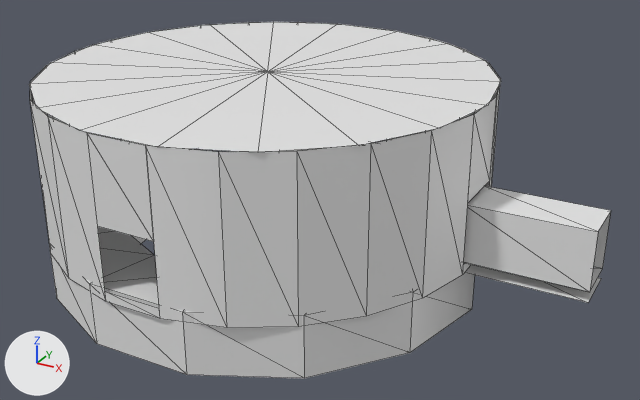
A saved change to the OBJ model models/areas/hardcaves/rock_0_-2.obj.
Camera for both pictures: a 50 mm lens placed at (22.2, -11.1, 18.5), pointed at (3.0, 23.7, 1.0). The lights are fixed; the arrows at lower left show +X, +Y and +Z. The older version comes first. Mesh edges are drawn as thin lines. Where no turn or scale is listed for an object, it has been applied to the vertices. Vertices at exactly the same position are counted once.

Script lines for the objects in view, before the commit:
```python
me_rock_0__2 = bpy.data.meshes.new('rock_0_-2')
me_rock_0__2.from_pydata(...)  # 173 vertices, 204 faces; spans x -11.0..16.4, y 13.1..34.9, z -3.0..7.0
ob_rock_0__2 = bpy.data.objects.new('rock_0_-2', me_rock_0__2)
ob_rock_0__2.location = (0.0, 0.0, 0.0)
```
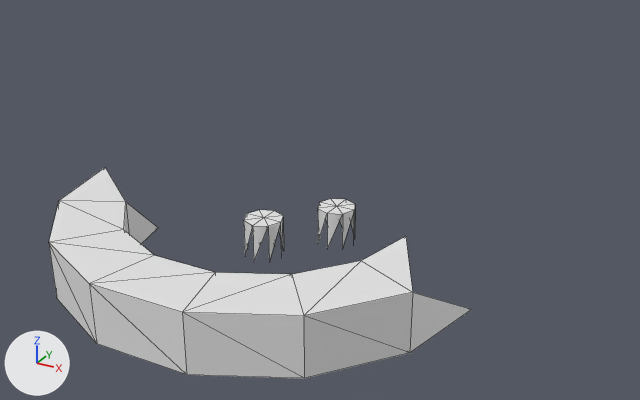
Boxes (x1, y1, x2, y2) around the edits, measured in the pictures (640 x 400 px):
'rock_0_-2', reshaped (27% narrower, 41% shorter)
    before: (29, 22, 611, 378)
    after: (49, 168, 472, 378)
part 1 of me_rock_0__2, deleted
    before: (29, 22, 611, 328)
part 2 of me_rock_0__2, deleted
    before: (413, 263, 475, 309)

What the commit changed:
me_rock_0__2 is used by ob_rock_0__2; location (0.0, 0.0, 0.0).
me_rock_0__2 had 173 vertices, 204 faces and spanned x -11.0..16.4, y 13.1..34.9, z -3.0..7.0.
me_rock_0__2 now has 62 vertices, 80 faces and spans x -11.0..11.0, y 13.3..26.5, z -3.0..0.0.
me_rock_0__2 part 1: 6 loose pieces with 107 vertices, spanning x -11.0..16.4, y 13.1..34.9, z -3.0..7.0, are deleted.
Part 2, on me_rock_0__2:
2 vertices are removed from x 7.5..11.0, y 24.0, z -3.0..0.0.
22 faces are deleted.
Other edits to the shape of me_rock_0__2 do not show in these pictures.
